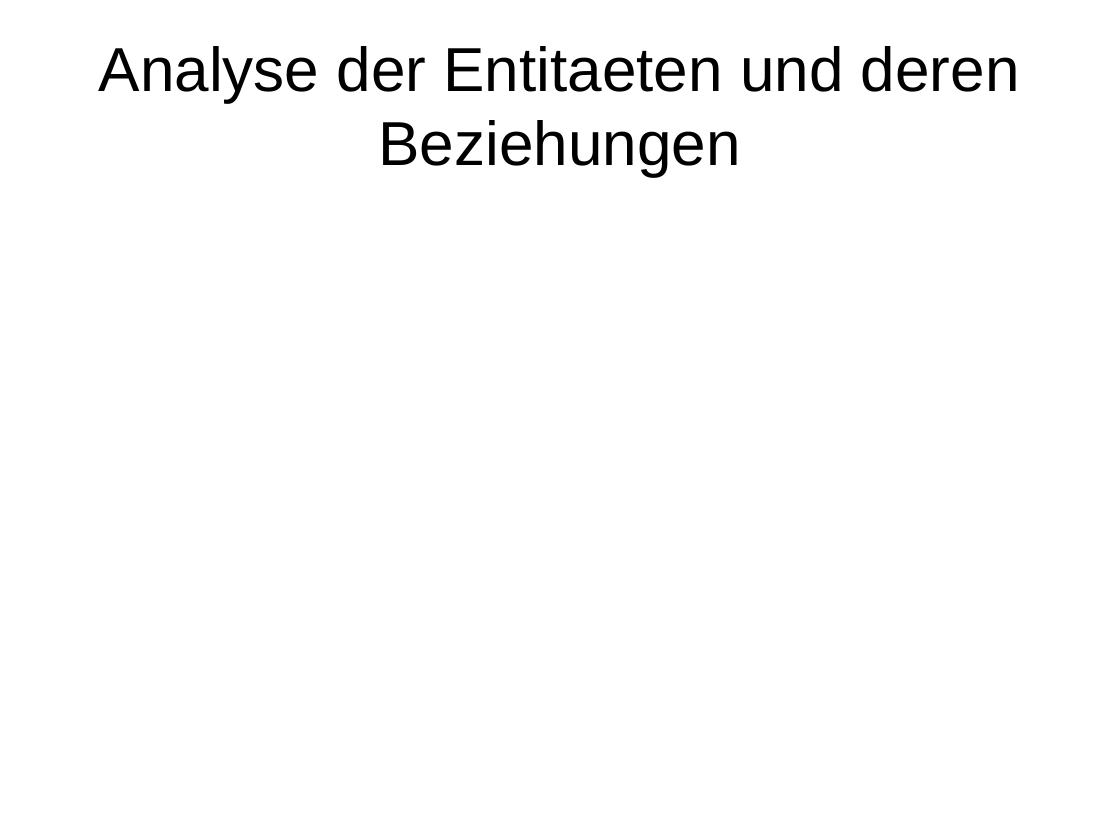
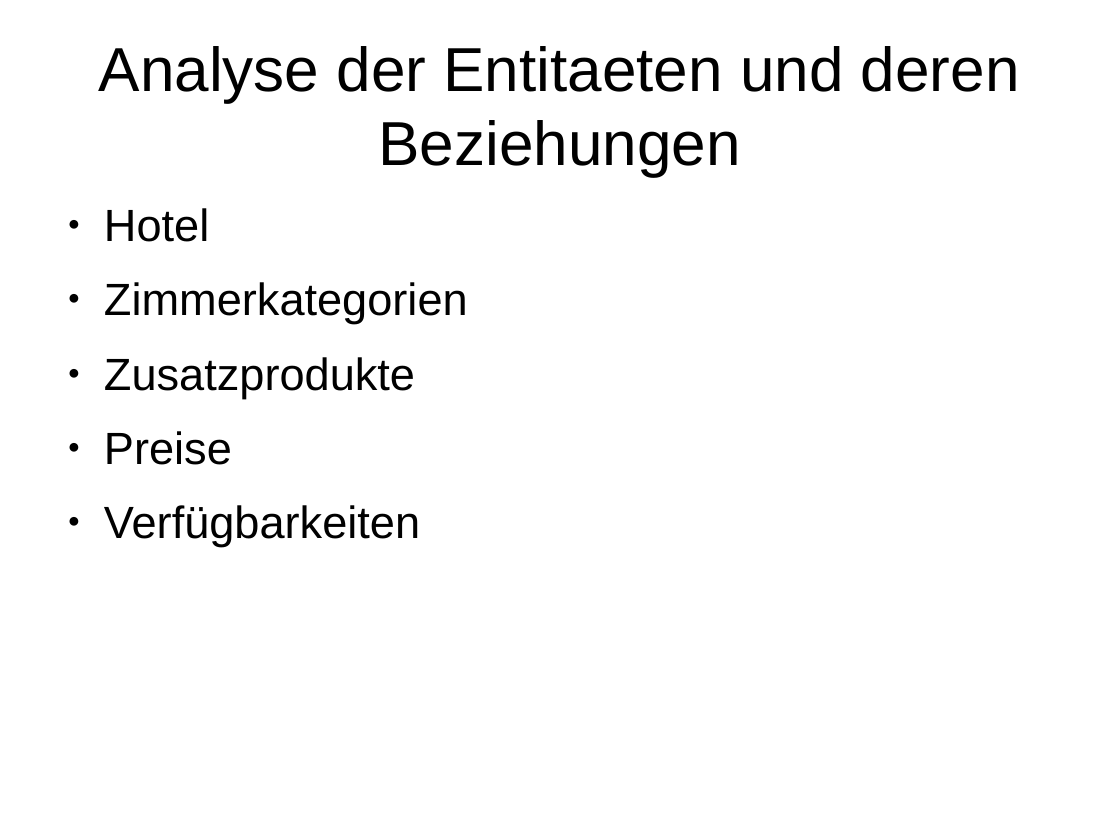
Before and after one commit to janhelmle/weiterbildung_fachinformatiker_ihk_projektantrag, a slide deck: slide 7 of praesentation/presentation_v1.odp. Drawn at 1120x840 pixels with LibreOffice and Linux fonts; fonts in the diff are those of the drawing. Boxes give left, top, right and bottom in pixels: in the first picture for what was removed or moved away, otherwise in the second. Text is boxed around its words. In the diff, an @@ line names an element or a change of style, - is before the commit and + after.

```diff
--- a/praesentation/presentation_v1.odp
+++ b/praesentation/presentation_v1.odp
@@ text added at [104, 208, 468, 547], 32 pt, text #000000 @@
+● Hotel
+● Zimmerkategorien
+● Zusatzprodukte
+● Preise
+● Verfügbarkeiten
```
Also in this commit, not shown: 3 other slides changed, 2 slides added, 2 slides removed, 1 other file.
